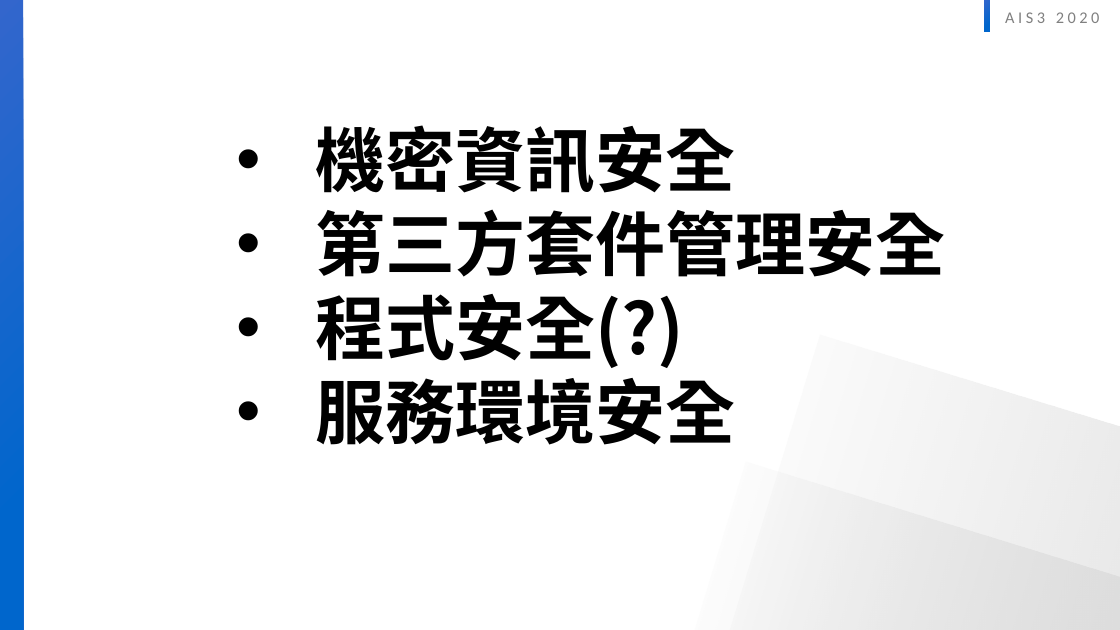
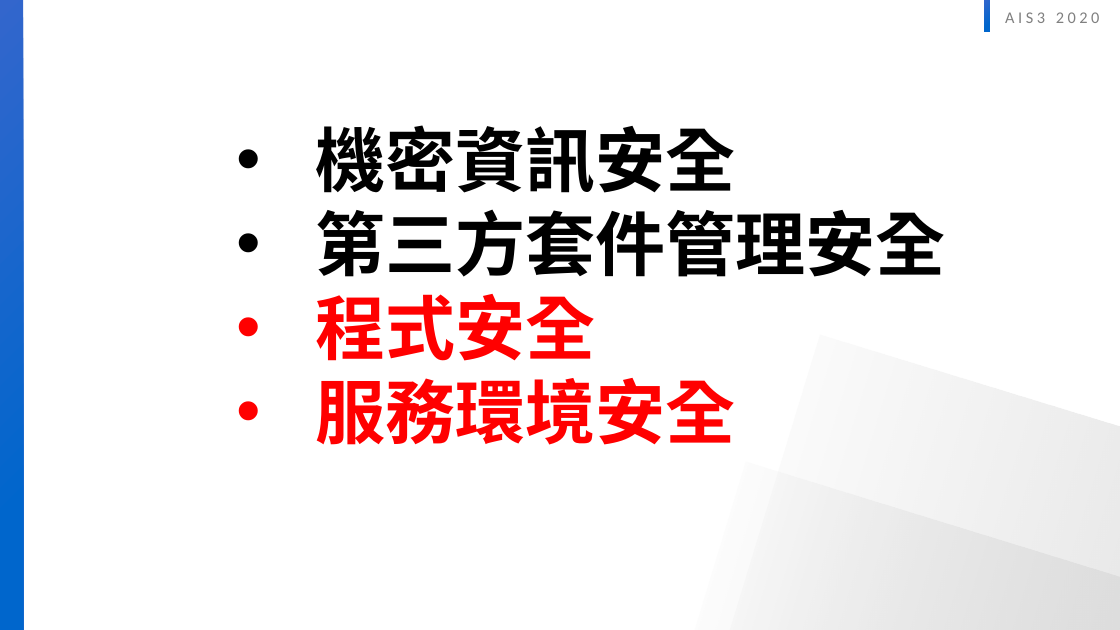
Before and after one commit to twinklestar03/AIS3-Dragon, a slide deck: slide 10 of Slide/AIS3 dragon security .pptx. Drawn at 1120x630 pixels with LibreOffice and Linux fonts; fonts in the diff are those of the drawing. Boxes give left, top, right and bottom in pixels: in the first picture for what was removed or moved away, otherwise in the second. Text is boxed around its words. In the diff, an @@ line names an element or a change of style, - is before the commit and + after.

```diff
--- a/Slide/AIS3 dragon security .pptx
+++ b/Slide/AIS3 dragon security .pptx
@@ text at (x1=315, y1=294, x2=595, y2=361): text changed; text colour #000000 to #FF0000 @@
-• 程式安全(?)
+• 程式安全
@@ text at (x1=315, y1=378, x2=735, y2=445): text colour #000000 to #FF0000 in "服務環境安全" @@
```
Also in this commit, not shown: 1 slide removed.
